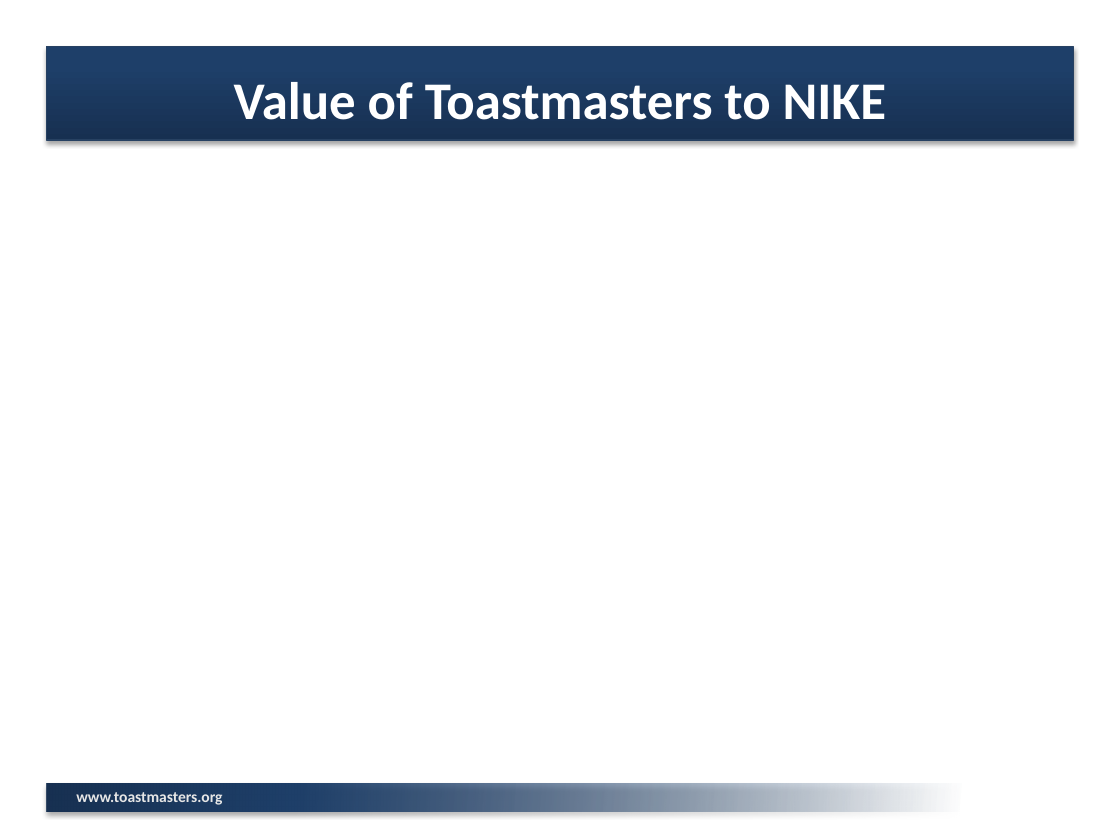
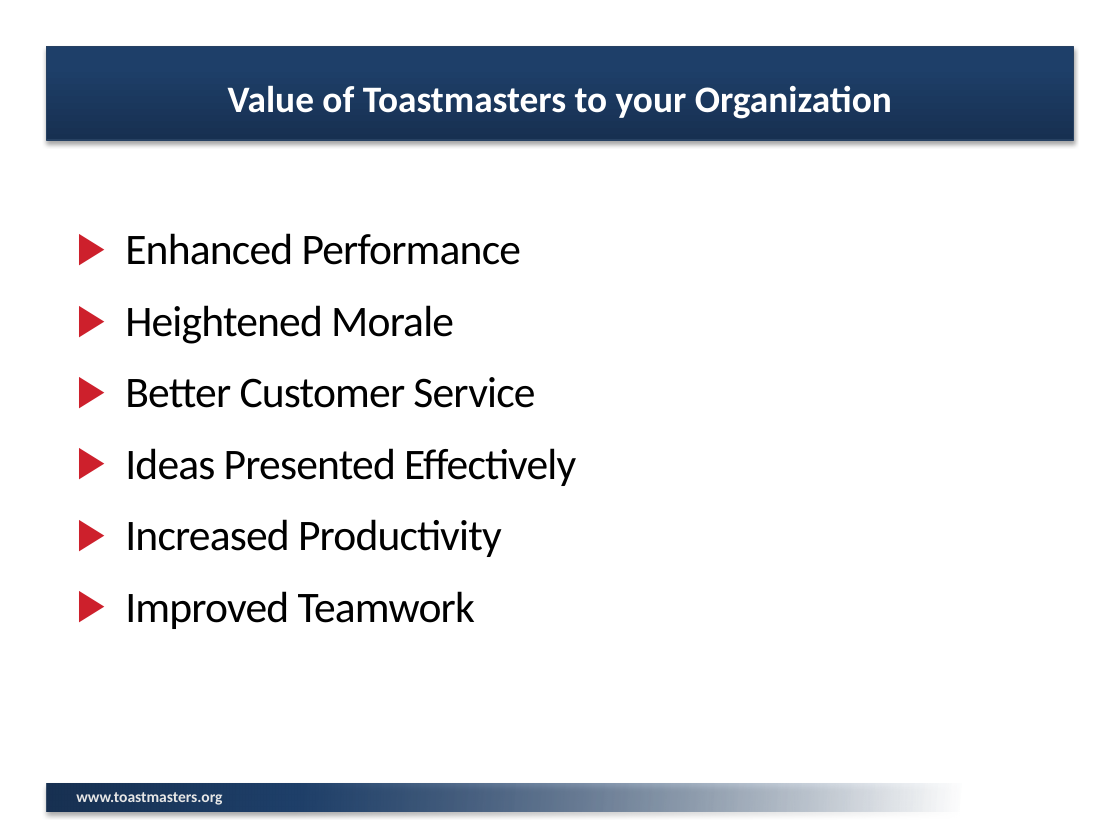
Before and after one commit to Kruti2017/club, a slide deck: slide 11 of STEMPDX/Starting a club/Introductory Meeting PowerPoint.pptx (slide 9 before the commit). Drawn at 1120x840 pixels with LibreOffice and Linux fonts; fonts in the diff are those of the drawing; background and template pictures are left out. Boxes give left, top, right and bottom in pixels: in the first picture for what was removed or moved away, otherwise in the second. Text is boxed around its words. In the diff, an @@ line names an element or a change of style, - is before the commit and + after.

```diff
--- a/STEMPDX/Starting a club/Introductory Meeting PowerPoint.pptx
+++ b/STEMPDX/Starting a club/Introductory Meeting PowerPoint.pptx
@@ text at [228,85,892,119]: text changed; size 34 to 24 pt @@
-Value of Toastmasters to NIKE
+Value of Toastmasters to your Organization
@@ text added at [125,233,576,629], 28 pt, text #000000 @@
+▶ Enhanced Performance
+▶ Heightened Morale
+▶ Better Customer Service
+▶ Ideas Presented Effectively
+▶ Increased Productivity
+▶ Improved Teamwork
```
Also in this commit, not shown: 2 other slides changed, 6 other files.
